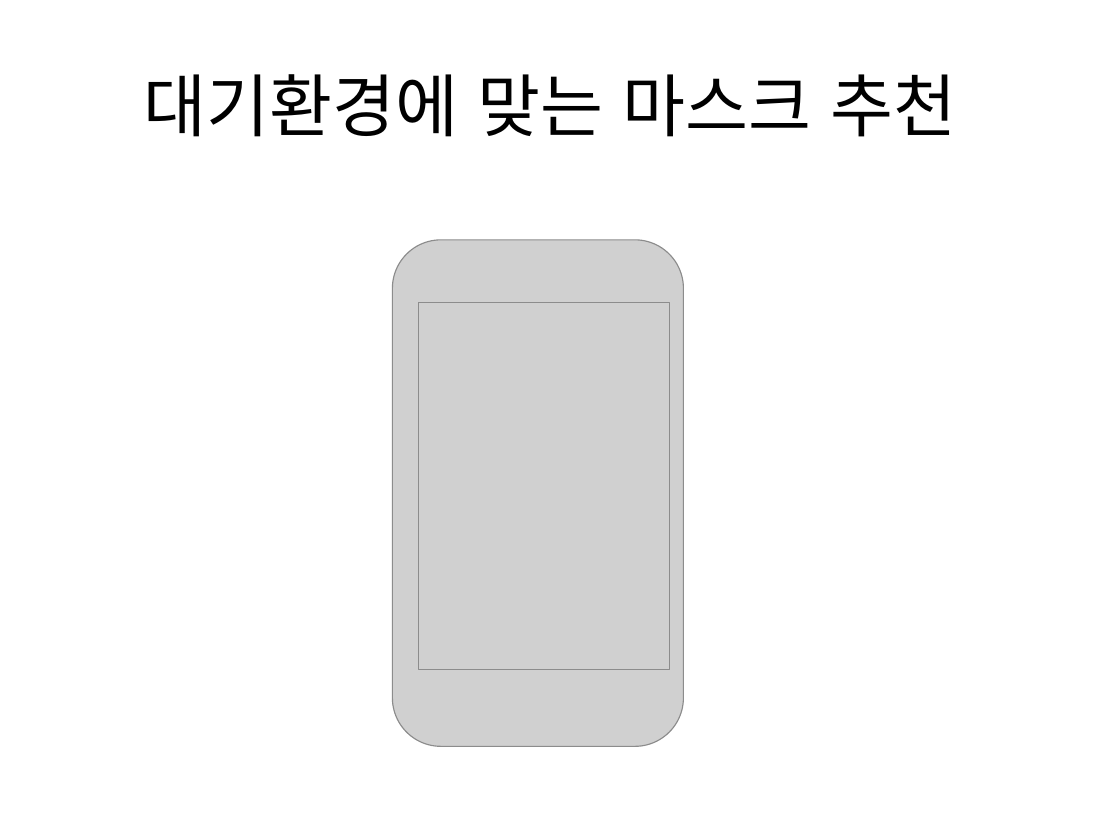
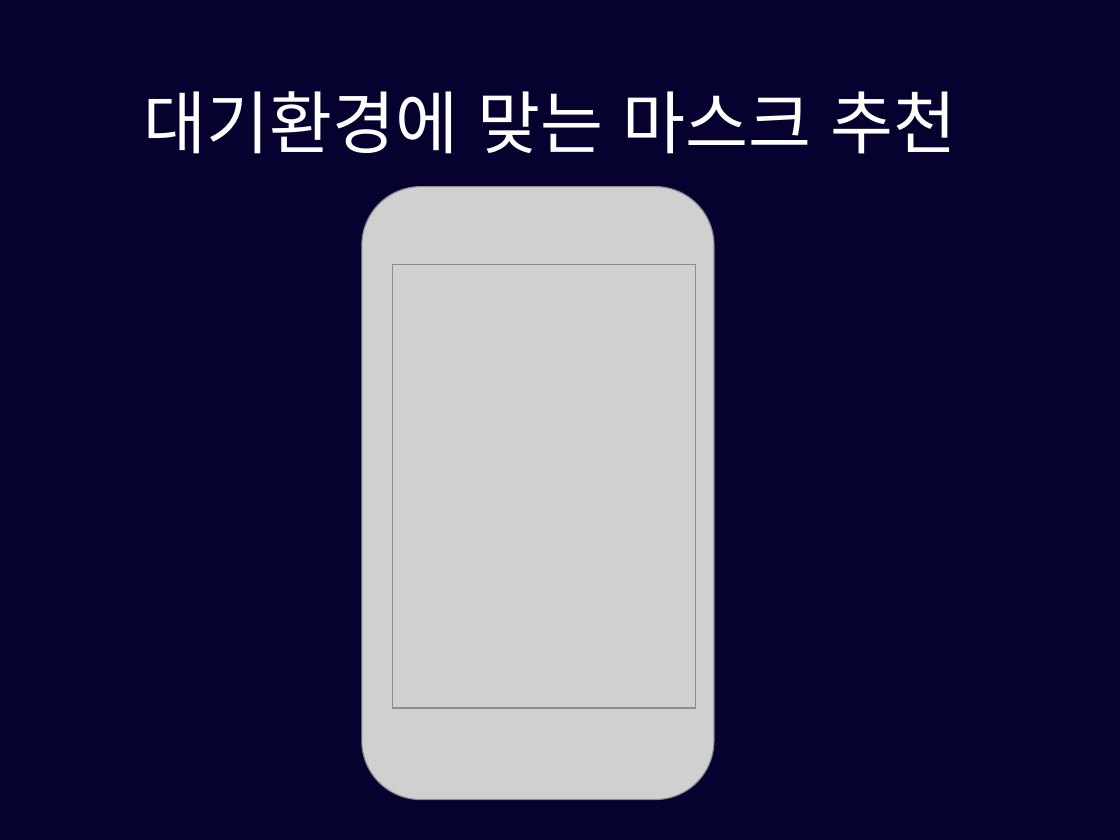
Before and after one commit to pasongsj/ideatone, a slide deck: slide 8 of ideatoneppt.pptx. Drawn at 1120x840 pixels with LibreOffice and Linux fonts; fonts in the diff are those of the drawing; grey boxes stand for pictures. Boxes give left, top, right and bottom in pixels: in the first picture for what was removed or moved away, otherwise in the second. Text is boxed around its words. In the diff, an @@ line names an element or a change of style, - is before the commit and + after.

```diff
--- a/ideatoneppt.pptx
+++ b/ideatoneppt.pptx
@@ background #FFFFFF to #05022F @@
@@ title "대기환경에 맞는 마스크 추천": place and size @@
-title "대기환경에 맞는 마스크 추천" at box(143, 74, 957, 137)
+title "대기환경에 맞는 마스크 추천" at box(143, 91, 957, 154)
@@ title "대기환경에 맞는 마스크 추천" at box(143, 91, 957, 154): text colour #000000 to #FFFFFF; line spacing 1 to 0.9 @@
@@ picture: place and size @@
-picture at box(392, 240, 683, 746)
+picture at box(362, 187, 713, 800)
@@ picture: place and size @@
-picture at box(419, 302, 670, 669)
+picture at box(392, 264, 696, 708)
```
Also in this commit, not shown: 17 other slides changed, 2 slides added, 3 slides removed, 1 other file.
